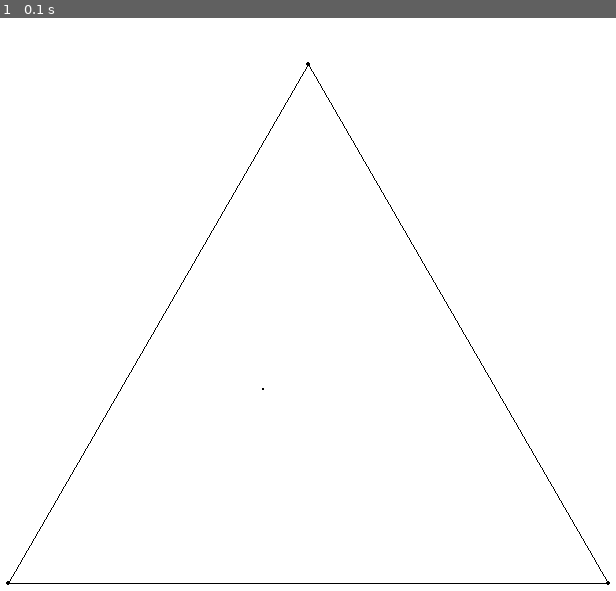
Above: before the commit, frame 1.
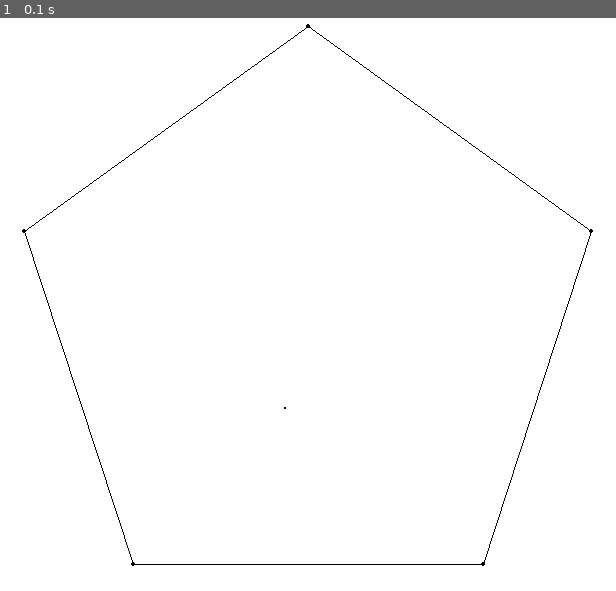
Above: after the commit, the same moment.

Repository: ReDedrik/sierpinski_triangle_pygame
Game: pygame game, started from main.py
Two runs of this game, one before a commit and one after it. Both use one fixed random seed, a clock stepped at 60 frames per second and the inputs below.
Inputs:
- Up to frame 1 (0.1 s): no input

The runs differ from the first frame. In frame 1, 0.9% of the frame differs, in the area x 0-100%, y 1-99%.

Commit message:
pentagon pattern works. ugly code

Diff:
--- a/main.py
+++ b/main.py
@@ -90,8 +90,8 @@
 ### function to pick first random point
 ###
 def first_point(list_of_pts):
-    if len(list_of_pts) == 4:
-        return (rd.randint(list_of_pts[0].coords[0], list_of_pts[1].coords[0]), rd.randint(list_of_pts[3].coords[1], list_of_pts[0].coords[1]))
+    if len(list_of_pts) >= 4:
+        return (rd.randrange(int(list_of_pts[0].coords[0]), int(list_of_pts[1].coords[0])), rd.randrange(int(list_of_pts[3].coords[1]), int(list_of_pts[0].coords[1])))
     else:
         pt1 = list_of_pts[0].coords
         pt2 = list_of_pts[1].coords
@@ -119,15 +119,29 @@
         return previous_point
     if len(Endpoint.instances) == 3:
         return rd.randint(0, len(Endpoint.instances) - 1)
-    else:
-        num_list.remove(num_list[(vertex + 1) % (len(num_list))])
-        num_list.remove(num_list[(vertex + (len(num_list) - 1)) % len(num_list)])
+    elif len(Endpoint.instances) == 5:
+        if vertex == 0:
+            num_list.remove(1)
+            num_list.remove(4)
+        elif vertex == 1:
+            num_list.remove(2)
+            num_list.remove(0)
+        elif vertex == 2:
+            num_list.remove(1)
+            num_list.remove(3)
+        elif vertex == 3:
+            num_list.remove(2)
+            num_list.remove(4)
+        elif vertex == 4:
+            num_list.remove(0)
+            num_list.remove(3)
+
         return rd.choice(num_list)
 
 
-#Endpoint.pentagon(350)
+Endpoint.pentagon(350)
 #Endpoint.square(700)
-Endpoint.equilateral_triangle(600)
+#Endpoint.equilateral_triangle(600)
 pygame.display.update()
 
 fp = first_point(Endpoint.instances)
@@ -141,7 +155,7 @@
 while True:
     for event in pygame.event.get():
         if event.type == pygame.QUIT: sys.exit()
-    if i <= 10:
+    if i <= 7:
         time.sleep(0.3)
     if i <= dots:
         vertex = pick_random_vertex(vertex)
